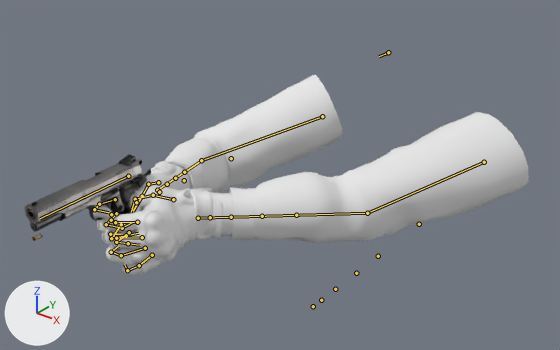
The Blender file Animación/FPS/Brazos - First Person Shooter/Brazos_0.blend, before and after one commit.
Rendered twice from a camera (50 mm lens) standing at (6.27, -10.67, 11.03) and looking at (-0.37, -2.36, 5.88). Arrows for +X, +Y and +Z are at lower left; the lights stay in place. Both versions are drawn at frame 67 of the action 'BalaAction'; the numbers are the values there. The bones that bend it are drawn over the model as lines.

The first picture shows 'Bala', 'Brazos', 'Cañon', 'Pistola'.
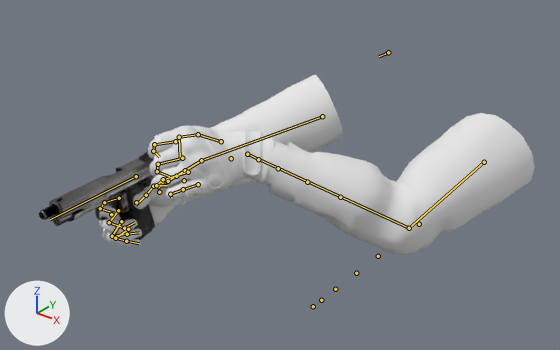
The edits, one by one:
Bone 'r_IK' (bone_r_ik) moves from (-0.11, -3.2, 0.0) to (-0.32, -3.24, -0.06).
Bone 'r_IK' (bone_r_ik) turns from (0, 0, 2) to (-1, -9, 3) degrees about its own x, y and z.
Bone 'l_IK' (bone_l_ik) moves from (0.13, -2.66, 9.21) to (-3.38, -4.31, 7.25).
Bone 'l_IK' (bone_l_ik) turns from (0, 0, 2) to (21, 33, 25) degrees about its own x, y and z.
Bone 'r_thumb_low' (bone_r_thumb_low) turns from (6, 1, 2) to (8, 0, 6) degrees about its own x, y and z.
Bone 'r_thumb_mid' (bone_r_thumb_mid) turns from (-30, -53, -4) to (-15, -52, 2) degrees about its own x, y and z.

Where the change shows, as pixel boxes (x1, y1, x2, y2) in the pictures (560 x 350 px):
'Brazos', posed (10% shorter)
    before: (93, 75, 529, 276)
    after: (100, 74, 534, 255)
'Cañon', posed (12% narrower)
    before: (25, 154, 143, 232)
    after: (49, 151, 153, 226)
'Pistola', posed
    before: (28, 159, 151, 221)
    after: (39, 175, 155, 240)
'Gatillo', posed
    before: (102, 200, 111, 210)
    after: (109, 201, 117, 209)
'Bala', posed (not visible afterwards)
    before: (32, 233, 43, 241)
bone 'r_thumb_low', root to tip
    before: (158, 182) to (148, 184)
    after: (162, 182) to (153, 186)
bone 'r_thumb_mid', root to tip
    before: (148, 184) to (142, 196)
    after: (153, 186) to (146, 195)
